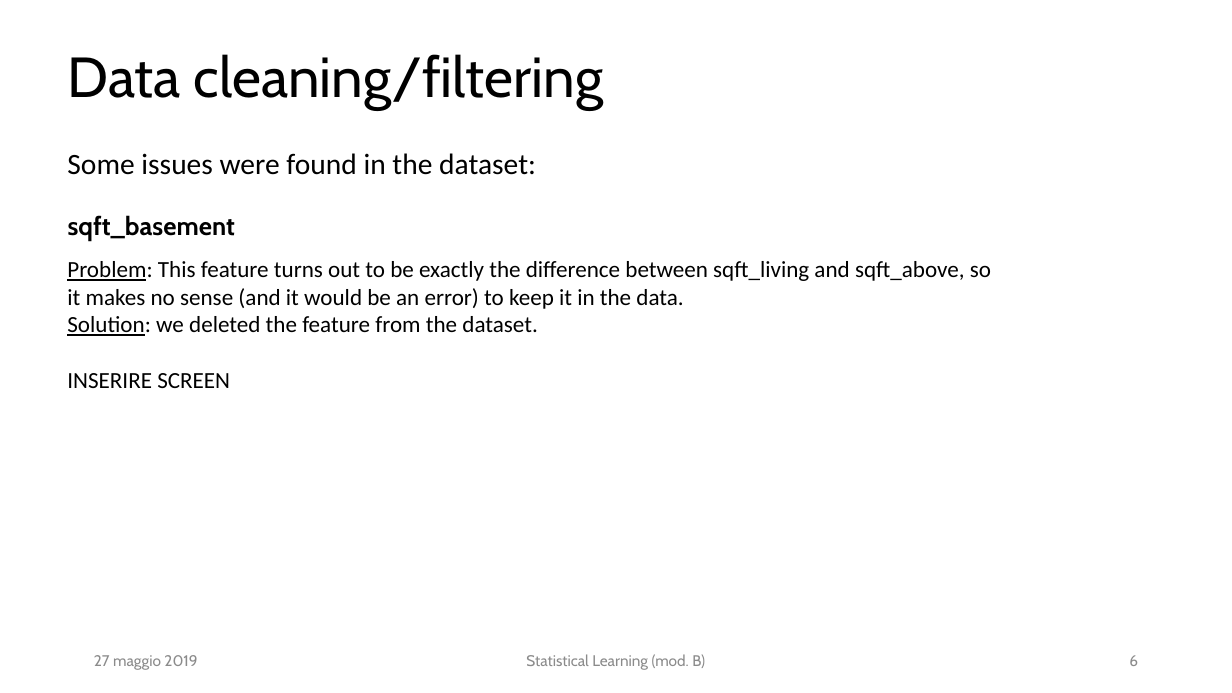
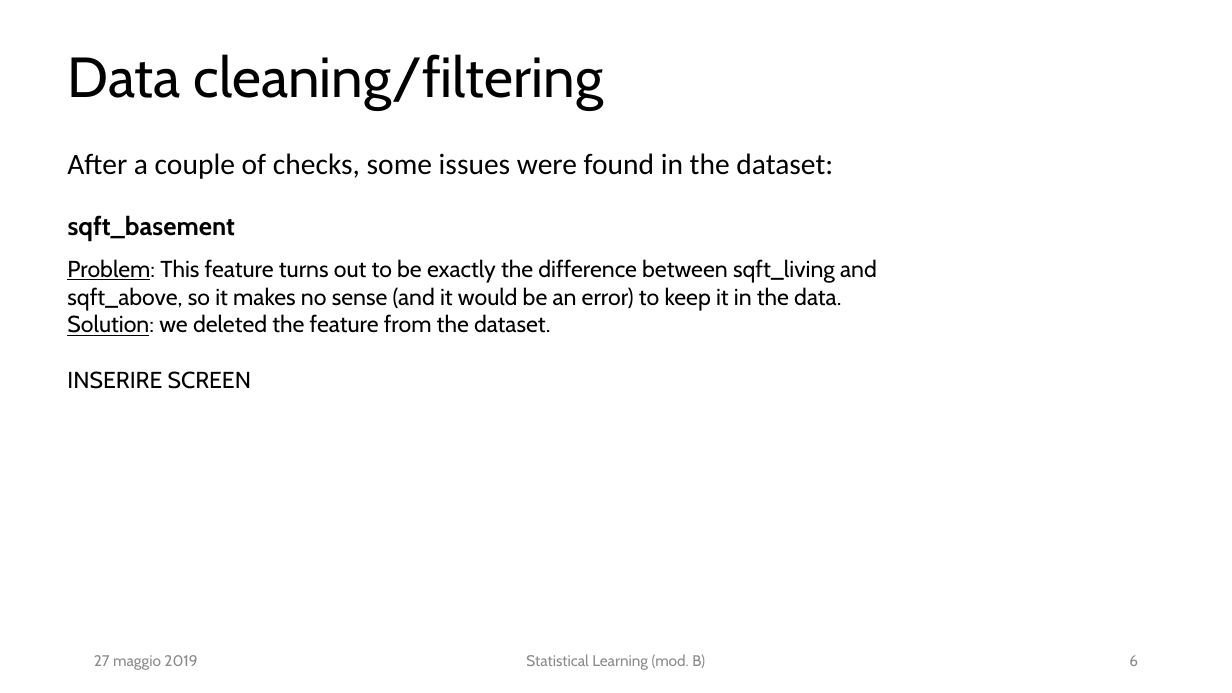
Before and after one commit to martinodn/kc_house, a slide deck: slide 6 of SL_Project_presentation.pptx. Drawn at 1232x693 pixels with LibreOffice and Linux fonts; fonts in the diff are those of the drawing. Boxes give left, top, right and bottom in pixels: in the first picture for what was removed or moved away, otherwise in the second. Text is boxed around its words. In the diff, an @@ line names an element or a change of style, - is before the commit and + after.

```diff
--- a/SL_Project_presentation.pptx
+++ b/SL_Project_presentation.pptx
@@ text at (67,153,833,179): text changed @@
-Some issues were found in the dataset:
+After a couple of checks, some issues were found in the dataset:
@@ text "Problem: This feature turns out ..." at (67,259,877,389): font Calibri to Cabin @@
```
Also in this commit, not shown: 5 other slides changed, 2 slides added, 1 other file.
